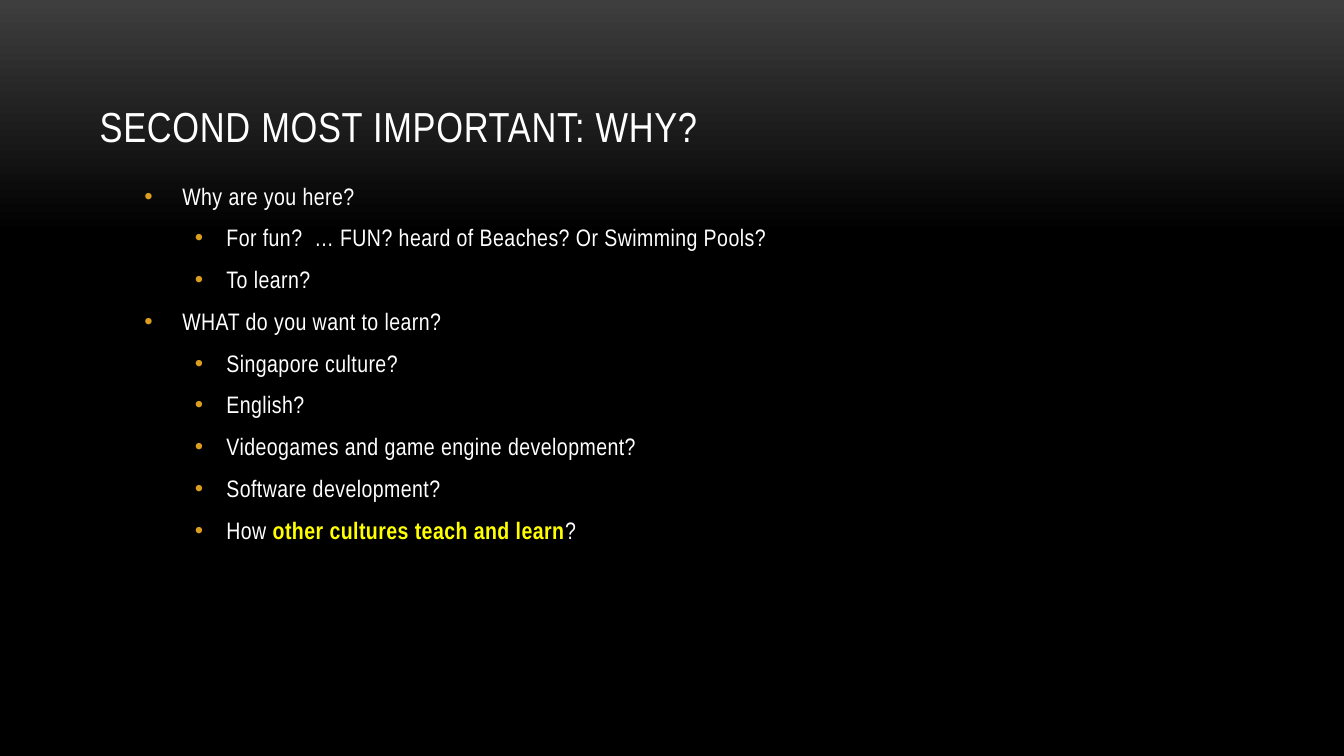
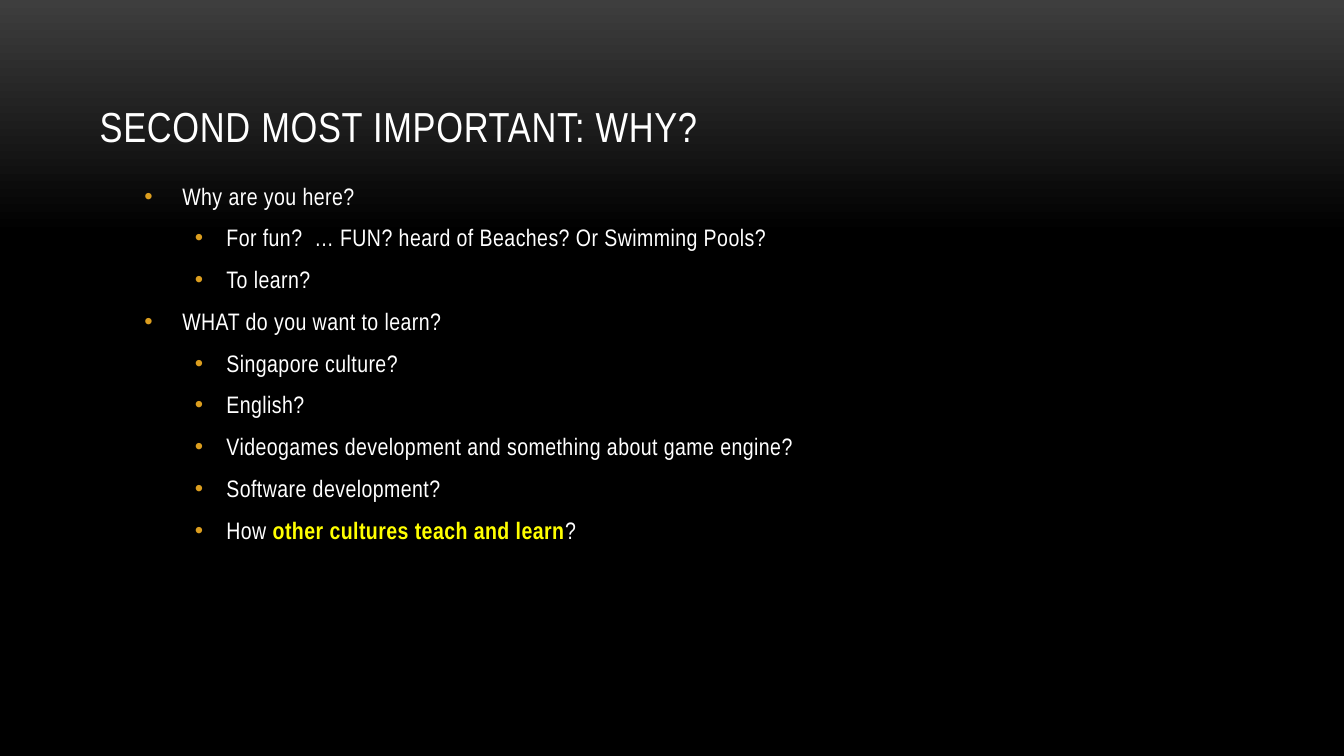
Before and after one commit to myuwbclasses/IntroGameDevelopment, a slide deck: slide 6 of PPT/Intro.pptx. Drawn at 1344x756 pixels with LibreOffice and Linux fonts; fonts in the diff are those of the drawing; background and template pictures are left out. Boxes give left, top, right and bottom in pixels: in the first picture for what was removed or moved away, otherwise in the second. Text is boxed around its words. In the diff, an @@ line names an element or a change of style, - is before the commit and + after.

```diff
--- a/PPT/Intro.pptx
+++ b/PPT/Intro.pptx
@@ text at (226,437,792,460): text changed @@
-  • Videogames and game engine development?
+  • Videogames development and something about game engine?
```
Also in this commit, not shown: 8 other slides changed, 1 slide added, 2 other files.
